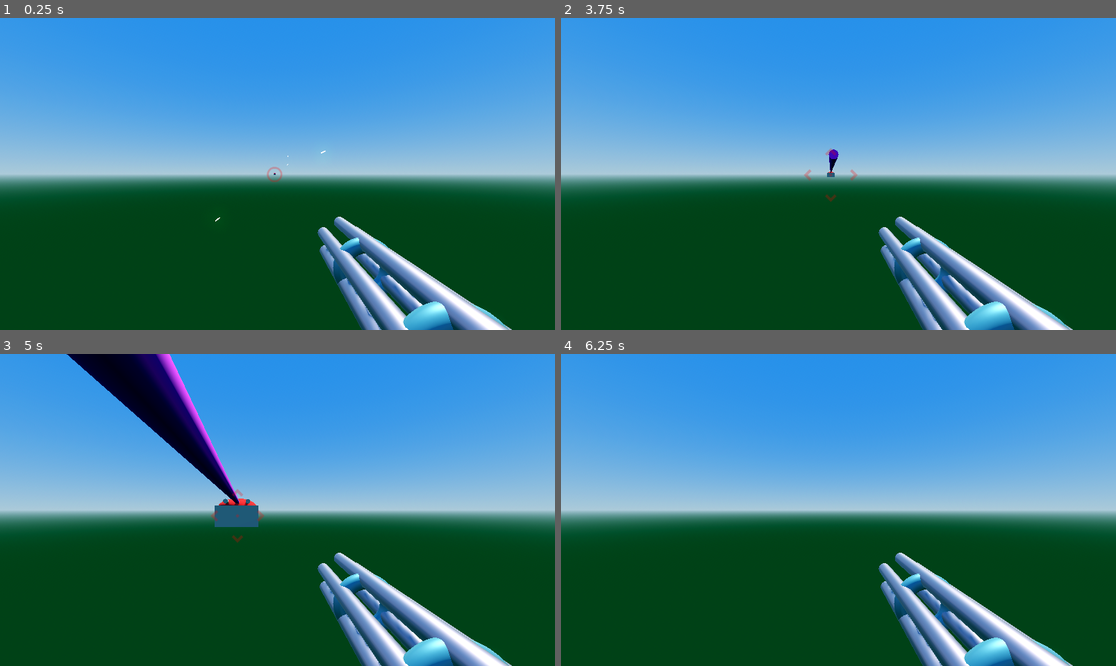
Above: before the commit, frames 1-4 (two rows, left to right).
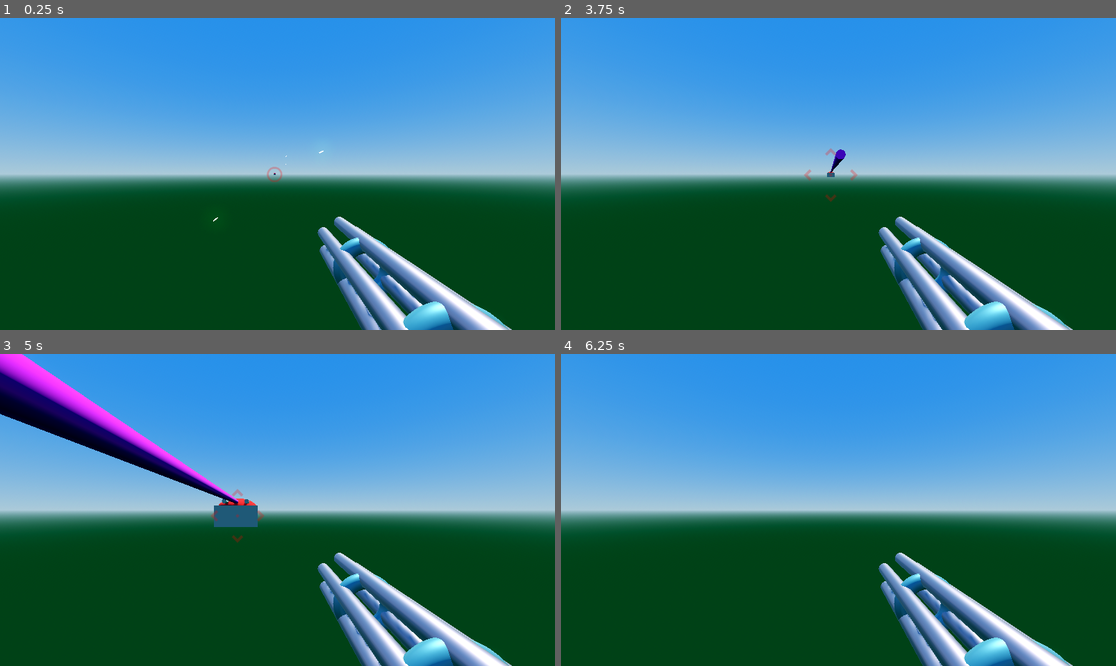
Above: after the commit, the same moments.

Repository: nealholt/space-shooter-3d
Game: Godot game, scene res://Levels/Level06/TurretTesting.tscn
Same seed, same stepped clock (60 frames per second), same inputs: the game is played once before the commit and once after it. This scene is started directly instead of the project's main scene. Sound files missing from this copy of the repository are replaced by a short silence.
Inputs (mouse positions are in pixels of both pictures, inside the frame that each line leads up to):
- Up to frame 1 (0.25 s): no input
- Up to frame 2 (3.75 s): tap Enter (reset) at 0.5 s; move the mouse to (960, 158) at 0.52 s; hold Right (ui_right) 0.53-1.28 s; move the mouse to (727, 189) at 1.27 s; hold Down (ui_down) 1.28-2.03 s; move the mouse to (894, 105) at 2.02 s; hold Right (ui_right) 2.03-2.78 s; move the mouse to (810, 236) at 2.77 s; hold Up (ui_up) 2.78-3.53 s; move the mouse to (1005, 220) at 3.52 s; hold Left (ui_left) from 3.53 s (still down)
- Up to frame 3 (5 s): keep holding Left (ui_left); move the mouse to (111, 463) at 4.27 s
- Up to frame 4 (6.25 s): move the mouse to (866, 510) at 5.02 s; release Left (ui_left) at 5.03 s; hold Down (ui_down) 5.03-5.78 s; tap Enter (reset) at 5.75 s; move the mouse to (755, 432) at 5.77 s; hold Right (ui_right) from 5.78 s (still down)

The runs differ from the first frame. In frame 1, less than 0.1% of the frame differs, in the area x 38-59%, y 42-66%; in frame 2, 0.1%; in frame 3, 10%, in the area x 0-47%, y 0-56%; in frame 4, nothing differs.

Commit message:
Consolidated turret scripts
I consolidated the turret scripts in the turret scene.

Diff:
--- a/Scenes/turret.tscn
+++ b/Scenes/turret.tscn
@@ -1,8 +1,7 @@
-[gd_scene load_steps=12 format=3 uid="uid://yaq7cc3oqfp2"]
+[gd_scene load_steps=11 format=3 uid="uid://yaq7cc3oqfp2"]
 
 [ext_resource type="Script" path="res://Scripts/Turret/Turret.gd" id="1_cbt5p"]
 [ext_resource type="PackedScene" uid="uid://deuokls15ey84" path="res://Assets/turret_model.tscn" id="2_xuhpe"]
-[ext_resource type="Script" path="res://Scripts/Turret/TurretAim.gd" id="3_mxjoc"]
 [ext_resource type="PackedScene" uid="uid://calhate8yj1wh" path="res://Scenes/Guns/gun.tscn" id="4_r7edd"]
 [ext_resource type="PackedScene" uid="uid://blnui57aja4f3" path="res://Scenes/Projectiles/Bullet/bullet.tscn" id="5_gg3ek"]
 [ext_resource type="Script" path="res://Scripts/target_selector.gd" id="6_cy7vo"]
@@ -17,12 +16,7 @@
 [node name="TurretComplete" type="Node3D" groups=["team property"]]
 script = ExtResource("1_cbt5p")
 
-[node name="TurretModel" parent="." node_paths=PackedStringArray("body", "head") instance=ExtResource("2_xuhpe")]
-script = ExtResource("3_mxjoc")
-elevation_speed_deg = 15.0
-rotation_speed_deg = 15.0
-body = NodePath("Body")
-head = NodePath("Body/Head")
+[node name="TurretModel" parent="." instance=ExtResource("2_xuhpe")]
 
 [node name="Gun" parent="TurretModel/Body/Head/Barrel1" index="0" instance=ExtResource("4_r7edd")]
 unique_name_in_owner = true
--- a/Scripts/Turret/Turret.gd
+++ b/Scripts/Turret/Turret.gd
@@ -1,20 +1,49 @@
 extends Node3D
 
-@onready var turret_model: Node3D = $TurretModel
+# movement speeds and constraints in degrees
+@export var elevation_speed_deg: float = 5
+@export var rotation_speed_deg: float = 5
+@export var min_elevation_deg: float = 0
+@export var max_elevation_deg: float = 60
+
+# movement speeds and constraints in radians
+@onready var elevation_speed: float = deg_to_rad(elevation_speed_deg)
+@onready var rotation_speed: float = deg_to_rad(rotation_speed_deg)
+@onready var min_elevation: float = deg_to_rad(min_elevation_deg)
+@onready var max_elevation: float = deg_to_rad(max_elevation_deg)
+
+var target_pos: Vector3 = Vector3.ZERO
+
+# states
+var active: bool = true
+
 @onready var target_selector: Node = $TurretModel/Body/Head/TargetSelector
 @onready var gun: Node3D = %Gun
 @onready var gun_2: Node3D = %Gun2
 @onready var head: Node3D = $TurretModel/Body/Head
+@onready var body: Node3D = $TurretModel/Body
 @onready var hit_feedback: Node3D = $HitFeedback
 
 # If angle to target is less than this number of degrees, then shoot
 @export var angle_to_shoot_deg : float = 5
 var angle_to_shoot : float = deg_to_rad(angle_to_shoot_deg)
 
+
+func _ready() -> void:
+	# test if got head and body
+	if head == null or body == null:
+		active = false
+
+
 # Called every frame. 'delta' is the elapsed time since the previous frame.
-func _physics_process(_delta: float) -> void:
+func _physics_process(delta: float) -> void:
 	# Update the turret_model's position to target
-	turret_model.target_pos = target_selector.get_lead(gun.bullet_speed)
+	target_pos = target_selector.get_lead(gun.bullet_speed)
+
+	# if active and with target, then move the turret
+	if active and target_pos != Vector3.ZERO:
+		rotate_and_elevate(delta)
+
 	# Shoot if within angle limit
 	#print()
 	#print(head.global_position)
@@ -22,7 +51,7 @@
 	#print(round(head.global_transform.basis.z))
 	#print(round(rad_to_deg(Global.get_angle_to_target(head.global_position,turret_model.target_pos, head.global_transform.basis.z))))
 	#print(angle_to_shoot)
-	if Global.get_angle_to_target(head.global_position,turret_model.target_pos, head.global_transform.basis.z) < angle_to_shoot:
+	if Global.get_angle_to_target(head.global_position,target_pos, head.global_transform.basis.z) < angle_to_shoot:
 		var bullet_data:ShootData = ShootData.new()
 		# You need to pass in some "shooter" with the right collision
 		# masks and layers set. The hitbox was the best option.
@@ -35,8 +64,83 @@
 func set_targeted(value:bool) -> void:
 	$TargetReticles.is_targeted = value
 
+
 func _on_health_component_health_lost() -> void:
 	hit_feedback.hit()
 
+
 func _on_health_component_died() -> void:
 	queue_free()
+
+
+# The following is loosely based on code from here:
+# https://github.com/IndieQuest/ModularTurret/tree/master/src
+# https://www.youtube.com/watch?v=4IS9zIVCDKc&ab_channel=IndieQuest
+# but modified by Neal Holtschulte in 2024 because
+# 1. That code didn't work for me and
+# 2. it was designed to only work when the turret
+# was parallel to the ground.
+# This was a life saver:
+# https://math.stackexchange.com/questions/728481/3d-projection-onto-a-plane
+func rotate_and_elevate(delta: float) -> void:
+	# Project the target onto the XZ plane of the turret.
+	# This works even if the turret is rotated!
+	# Project current_target onto the plane perpendicular to body.global_basis.y
+	# https://math.stackexchange.com/questions/728481/3d-projection-onto-a-plane
+	# plane_norm is the vector our plane is perpendicular to
+	var plane_norm:Vector3 = body.global_basis.y
+	# projected is the vector indicating how far above/below
+	# the target point is from our plane
+	var projected:Vector3 = (target_pos.dot(plane_norm) / plane_norm.dot(plane_norm)) * plane_norm
+	# by subtracting projected from target, we get the projected point.
+	# This is the point to rotate the turret toward
+	var rotation_targ:Vector3 = target_pos - projected
+
+	# Get the desired rotation
+	# Get the angle to projected point
+	var y_angle:float = body.global_basis.z.angle_to(rotation_targ)
+	# Transform target to body local space. This is useful to
+	# know if we should rotate left or right because angle_to
+	# always returns a positive value.
+	var local_target:Vector3 = body.to_local(target_pos)
+
+	# Rotate toward it
+	# Calculate step size and direction. If we need to rotate
+	# less than out max rotation, then snap to desired angle
+	# using the min function
+	var final_y:float = sign(local_target.x) * min(rotation_speed * delta, y_angle)
+	# rotate body
+	body.rotate_y(final_y)
+
+	# Rotation is complete, not we elevate
+	# Project the target onto the ZY plane of the turret.
+	# This works even if the turret is rotated!
+	# Project current_target onto the plane perpendicular to head.global_basis.y
+	# https://math.stackexchange.com/questions/728481/3d-projection-onto-a-plane
+	# plane_norm is the vector our plane is perpendicular to
+	plane_norm = head.global_basis.x
+	# projected is the vector indicating how far above/below
+	# the target point is from our plane
+	projected = (target_pos.dot(plane_norm) / plane_norm.dot(plane_norm)) * plane_norm
+	# by subtracting projected from target, we get the projected point.
+	# This is the point to rotate the turret toward
+	var elevation_targ:Vector3 = target_pos - projected
+
+	# Get the desired rotation
+	# Get the angle to projected point
+	var x_angle:float = head.global_basis.z.angle_to(elevation_targ)
+
+	# Elevate toward it
+	# One more negative sign because pitching up is negative
+	var elevation_sign:float = -sign(head.to_local(target_pos).y)
+	var final_x:float = elevation_sign * min(elevation_speed * delta, x_angle)
+	#print(rad_to_deg(final_x))
+	# elevate head
+	head.rotate_x(final_x)
+	# Clamp elevation within limits
+	# Reverse and negate max and min because up is negative and
+	# down is positive
+	head.rotation.x = clamp(
+		head.rotation.x,
+		-max_elevation, min_elevation
+	)
--- a/Scripts/Turret/TurretAim.gd
+++ /dev/null
@@ -1,108 +0,0 @@
-extends Node3D
-
-# The following is loosely based on code from here:
-# https://github.com/IndieQuest/ModularTurret/tree/master/src
-# https://www.youtube.com/watch?v=4IS9zIVCDKc&ab_channel=IndieQuest
-# but modified by Neal Holtschulte in 2024 because
-# 1. That code didn't work for me and
-# 2. it was designed to only work when the turret
-# was parallel to the ground.
-# This was a life saver:
-# https://math.stackexchange.com/questions/728481/3d-projection-onto-a-plane
-
-# movement speeds and constraints in degrees
-@export var elevation_speed_deg: float = 5
-@export var rotation_speed_deg: float = 5
-@export var min_elevation_deg: float = 0
-@export var max_elevation_deg: float = 60
-
-# Turret parts
-@export var body: Node3D # Component to be rotated
-@export var head: Node3D # Component to be elevated
-
-# movement speeds and constraints in radians
-@onready var elevation_speed: float = deg_to_rad(elevation_speed_deg)
-@onready var rotation_speed: float = deg_to_rad(rotation_speed_deg)
-@onready var min_elevation: float = deg_to_rad(min_elevation_deg)
-@onready var max_elevation: float = deg_to_rad(max_elevation_deg)
-
-var target_pos: Vector3 = Vector3.ZERO
-
-# states
-var active: bool = true
-
-
-func _ready() -> void:
-	# test if got head and body
-	if head == null or body == null:
-		active = false
-
-
-func _physics_process(delta: float) -> void:
-	# if active and with target, then move
-	if active and target_pos != Vector3.ZERO:
-		rotate_and_elevate(delta)
-
-
-func rotate_and_elevate(delta: float) -> void:
-	# Project the target onto the XZ plane of the turret.
-	# This works even if the turret is rotated!
-	# Project current_target onto the plane perpendicular to body.global_basis.y
-	# https://math.stackexchange.com/questions/728481/3d-projection-onto-a-plane
-	# plane_norm is the vector our plane is perpendicular to
-	var plane_norm:Vector3 = body.global_basis.y
-	# projected is the vector indicating how far above/below
-	# the target point is from our plane
-	var projected:Vector3 = (target_pos.dot(plane_norm) / plane_norm.dot(plane_norm)) * plane_norm
-	# by subtracting projected from target, we get the projected point.
-	# This is the point to rotate the turret toward
-	var rotation_targ:Vector3 = target_pos - projected
-
-	# Get the desired rotation
-	# Get the angle to projected point
-	var y_angle:float = body.global_basis.z.angle_to(rotation_targ)
-	# Transform target to body local space. This is useful to
-	# know if we should rotate left or right because angle_to
-	# always returns a positive value.
-	var local_target:Vector3 = body.to_local(target_pos)
-
-	# Rotate toward it
-	# Calculate step size and direction. If we need to rotate
-	# less than out max rotation, then snap to desired angle
-	# using the min function
-	var final_y:float = sign(local_target.x) * min(rotation_speed * delta, y_angle)
-	# rotate body
-	body.rotate_y(final_y)
-
-	# Rotation is complete, not we elevate
-	# Project the target onto the ZY plane of the turret.
-	# This works even if the turret is rotated!
-	# Project current_target onto the plane perpendicular to head.global_basis.y
-	# https://math.stackexchange.com/questions/728481/3d-projection-onto-a-plane
-	# plane_norm is the vector our plane is perpendicular to
-	plane_norm = head.global_basis.x
-	# projected is the vector indicating how far above/below
-	# the target point is from our plane
-	projected = (target_pos.dot(plane_norm) / plane_norm.dot(plane_norm)) * plane_norm
-	# by subtracting projected from target, we get the projected point.
-	# This is the point to rotate the turret toward
-	var elevation_targ:Vector3 = target_pos - projected
-
-	# Get the desired rotation
-	# Get the angle to projected point
-	var x_angle:float = head.global_basis.z.angle_to(elevation_targ)
-
-	# Elevate toward it
-	# One more negative sign because pitching up is negative
-	var elevation_sign:float = -sign(head.to_local(target_pos).y)
-	var final_x:float = elevation_sign * min(elevation_speed * delta, x_angle)
-	#print(rad_to_deg(final_x))
-	# elevate head
-	head.rotate_x(final_x)
-	# Clamp elevation within limits
-	# Reverse and negate max and min because up is negative and
-	# down is positive
-	head.rotation.x = clamp(
-		head.rotation.x,
-		-max_elevation, min_elevation
-	)
